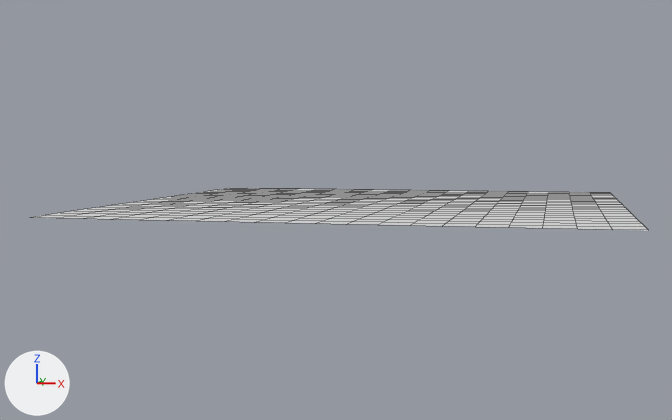
A saved change to the Blender file Blender_Files/wip_2.blend.
Rendered twice from a camera (50 mm lens) standing at (17.4, -28.3, 2.6) and looking at (8.4, 9.6, -0.3). The lights are fixed; the arrows at lower left show +X, +Y and +Z. Mesh edges are drawn as thin lines.

The first picture shows 'Tiles'.
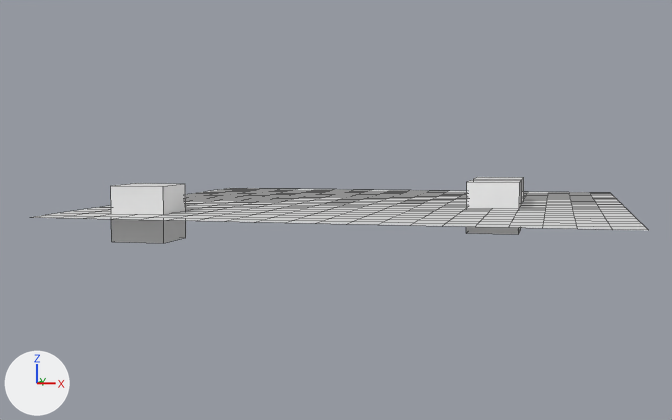
Edits to the bpy script that builds the scene:
```text
Add me_cube_002:
    me_cube_002.from_pydata(...)  # a box spanning x -1.0..1.0, y -1.0..1.0, z -1.0..1.0
Add ob_cube_002:
    ob_cube_002 = bpy.data.objects.new('Cube.002', me_cube_002)
    ob_cube_002.location = (15.0, 9.0, 0.0)
Add ob_cube_001:
    ob_cube_001 = bpy.data.objects.new('Cube.001', me_cube_002.copy())
    ob_cube_001.location = (15.0, 12.0, 0.0)
Add ob_cube:
    ob_cube = bpy.data.objects.new('Cube', me_cube_002.copy())
    ob_cube.location = (3.0, 3.0, 0.0)
```

Pixel boxes [x1, y1, x2, y2] of what changed, in the pictures (672 x 420 px):
'Cube', added
    after: [111, 183, 186, 243]
'Cube.002', added
    after: [466, 180, 521, 234]
'Cube.001', added
    after: [474, 177, 524, 203]
